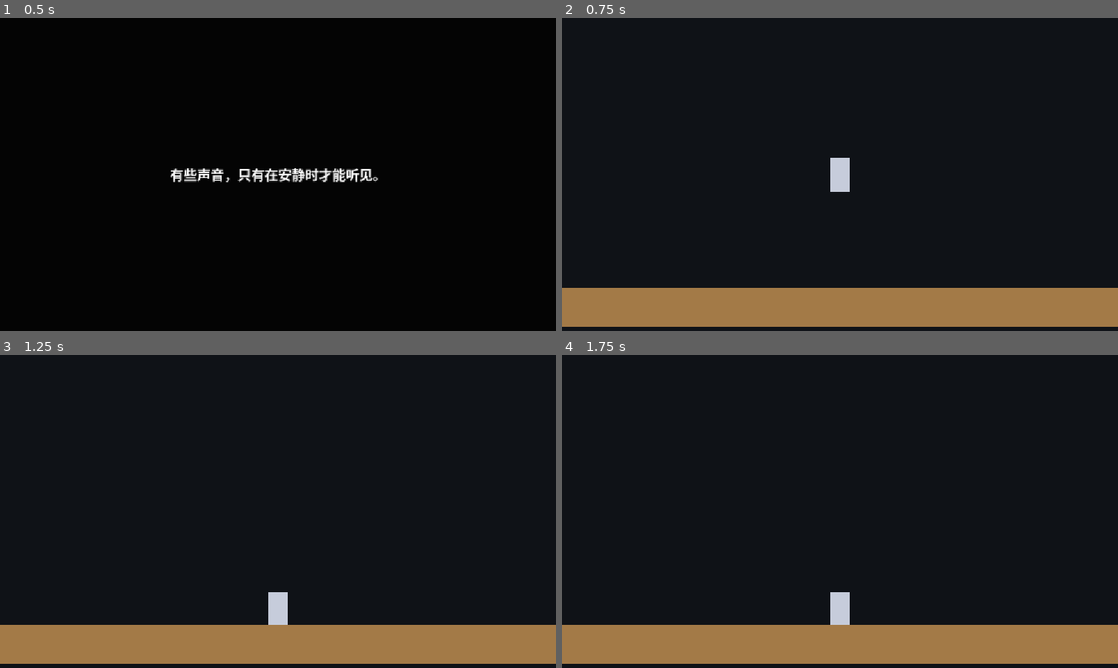
Above: before the commit, frames 1-4 (two rows, left to right).
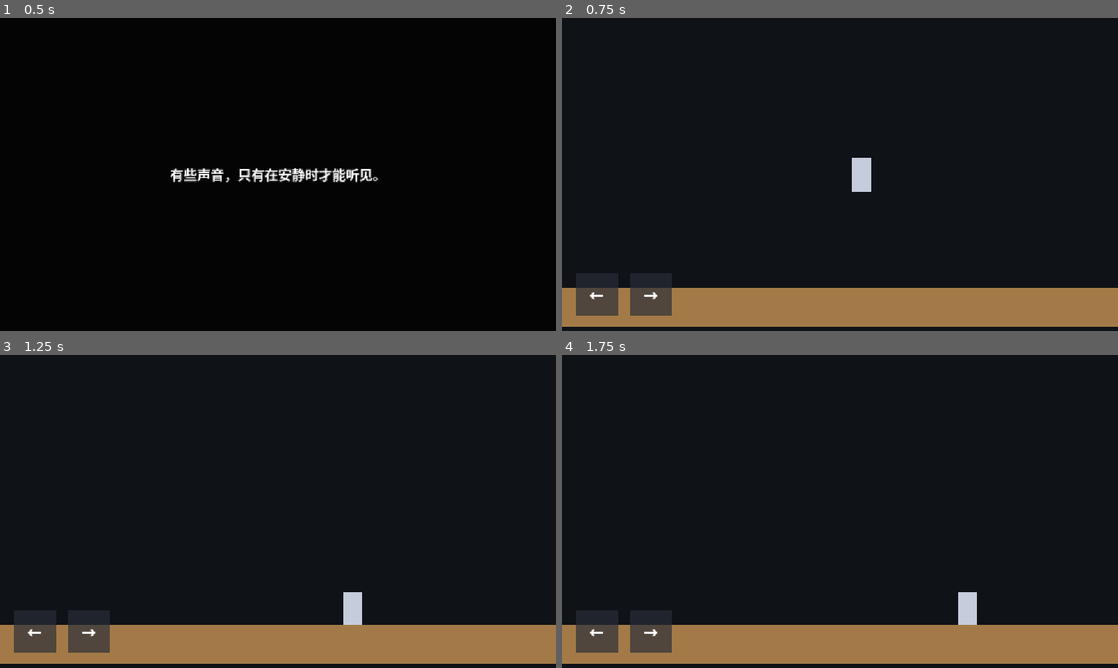
Above: after the commit, the same moments.

Repository: wenshuchuan0101-lab/A-Gift-for-the-land
Game: Godot game, scene res://Opening.tscn
The game is run twice, just before and just after one commit, with the same random seed, the same clock (stepped at 60 frames per second) and the same inputs.
Inputs (mouse positions are in pixels of both pictures, inside the frame that each line leads up to):
- Up to frame 1 (0.5 s): no input
- Up to frame 2 (0.75 s): tap Enter at 0.5 s; move the mouse to (962, 158) at 0.52 s; hold D (move_right, bound only after the commit) from 0.53 s (still down); click (962, 158) at 0.67 s
- Up to frame 3 (1.25 s): keep holding D (move_right, bound only after the commit)
- Up to frame 4 (1.75 s): keep holding D (move_right, bound only after the commit); move the mouse to (728, 527) at 1.27 s; click (728, 527) at 1.42 s

Frame 1 is identical in both runs. In frame 2, 2.1% of the frame differs, in the area x 2-56%, y 44-96%; in frame 3, 2.1%; in frame 4, 2.1%.

Commit message:
增加PC与移动端左右移动

Diff:
--- a/Demo_Level.tscn
+++ b/Demo_Level.tscn
@@ -1,9 +1,12 @@
-[gd_scene load_steps=3 format=3]
+[gd_scene load_steps=4 format=3]
 
 [ext_resource type="PackedScene" path="res://Player.tscn" id="1_player"]
 
 [sub_resource type="RectangleShape2D" id="RectangleShape2D_ground"]
 size = Vector2(2200, 80)
+
+[sub_resource type="RectangleShape2D" id="RectangleShape2D_mobile_button"]
+size = Vector2(88, 88)
 
 [node name="Demo_Level" type="Control"]
 layout_mode = 3
@@ -38,3 +41,64 @@
 position = Vector2(576, 300)
 
 [node name="Player" parent="PlayerSpawn" instance=ExtResource("1_player")]
+
+[node name="MobileControls" type="CanvasLayer" parent="."]
+layer = 10
+
+[node name="Control" type="Control" parent="MobileControls"]
+layout_mode = 3
+anchors_preset = 2
+anchor_top = 1.0
+anchor_bottom = 1.0
+offset_left = 24.0
+offset_top = -128.0
+offset_right = 232.0
+offset_bottom = -24.0
+grow_vertical = 0
+mouse_filter = 2
+
+[node name="MoveLeftButton" type="TouchScreenButton" parent="MobileControls/Control"]
+position = Vector2(48, 52)
+shape = SubResource("RectangleShape2D_mobile_button")
+action = "move_left"
+passby_press = true
+visibility_mode = 0
+
+[node name="Background" type="Polygon2D" parent="MobileControls/Control/MoveLeftButton"]
+polygon = PackedVector2Array(-44, -44, 44, -44, 44, 44, -44, 44)
+color = Color(0.16, 0.18, 0.22, 0.68)
+
+[node name="Arrow" type="Label" parent="MobileControls/Control/MoveLeftButton"]
+offset_left = -44.0
+offset_top = -44.0
+offset_right = 44.0
+offset_bottom = 44.0
+mouse_filter = 2
+theme_override_colors/font_color = Color(1, 1, 1, 1)
+theme_override_font_sizes/font_size = 36
+text = "←"
+horizontal_alignment = 1
+vertical_alignment = 1
+
+[node name="MoveRightButton" type="TouchScreenButton" parent="MobileControls/Control"]
+position = Vector2(160, 52)
+shape = SubResource("RectangleShape2D_mobile_button")
+action = "move_right"
+passby_press = true
+visibility_mode = 0
+
+[node name="Background" type="Polygon2D" parent="MobileControls/Control/MoveRightButton"]
+polygon = PackedVector2Array(-44, -44, 44, -44, 44, 44, -44, 44)
+color = Color(0.16, 0.18, 0.22, 0.68)
+
+[node name="Arrow" type="Label" parent="MobileControls/Control/MoveRightButton"]
+offset_left = -44.0
+offset_top = -44.0
+offset_right = 44.0
+offset_bottom = 44.0
+mouse_filter = 2
+theme_override_colors/font_color = Color(1, 1, 1, 1)
+theme_override_font_sizes/font_size = 36
+text = "→"
+horizontal_alignment = 1
+vertical_alignment = 1
--- a/player.gd
+++ b/player.gd
@@ -1,9 +1,14 @@
 extends CharacterBody2D
+
+@export var move_speed: float = 220.0
 
 var gravity: float = ProjectSettings.get_setting("physics/2d/default_gravity")
 
 
 func _physics_process(delta: float) -> void:
+	var direction := Input.get_axis("move_left", "move_right")
+	velocity.x = direction * move_speed
+
 	if not is_on_floor():
 		velocity.y += gravity * delta
 
--- a/project.godot
+++ b/project.godot
@@ -20,6 +20,25 @@
 window/stretch/mode="canvas_items"
 window/stretch/aspect="expand"
 
+[input]
+
+move_left={
+"deadzone": 0.5,
+"events": [Object(InputEventKey,"resource_local_to_scene":false,"resource_name":"","device":-1,"window_id":0,"alt_pressed":false,"shift_pressed":false,"ctrl_pressed":false,"meta_pressed":false,"pressed":false,"keycode":0,"physical_keycode":65,"key_label":0,"unicode":0,"location":0,"echo":false,"script":null)
+, Object(InputEventKey,"resource_local_to_scene":false,"resource_name":"","device":-1,"window_id":0,"alt_pressed":false,"shift_pressed":false,"ctrl_pressed":false,"meta_pressed":false,"pressed":false,"keycode":4194319,"physical_keycode":0,"key_label":0,"unicode":0,"location":0,"echo":false,"script":null)
+]
+}
+move_right={
+"deadzone": 0.5,
+"events": [Object(InputEventKey,"resource_local_to_scene":false,"resource_name":"","device":-1,"window_id":0,"alt_pressed":false,"shift_pressed":false,"ctrl_pressed":false,"meta_pressed":false,"pressed":false,"keycode":0,"physical_keycode":68,"key_label":0,"unicode":0,"location":0,"echo":false,"script":null)
+, Object(InputEventKey,"resource_local_to_scene":false,"resource_name":"","device":-1,"window_id":0,"alt_pressed":false,"shift_pressed":false,"ctrl_pressed":false,"meta_pressed":false,"pressed":false,"keycode":4194321,"physical_keycode":0,"key_label":0,"unicode":0,"location":0,"echo":false,"script":null)
+]
+}
+
+[input_devices]
+
+pointing/emulate_touch_from_mouse=true
+
 [physics]
 
 3d/physics_engine="Jolt Physics"
